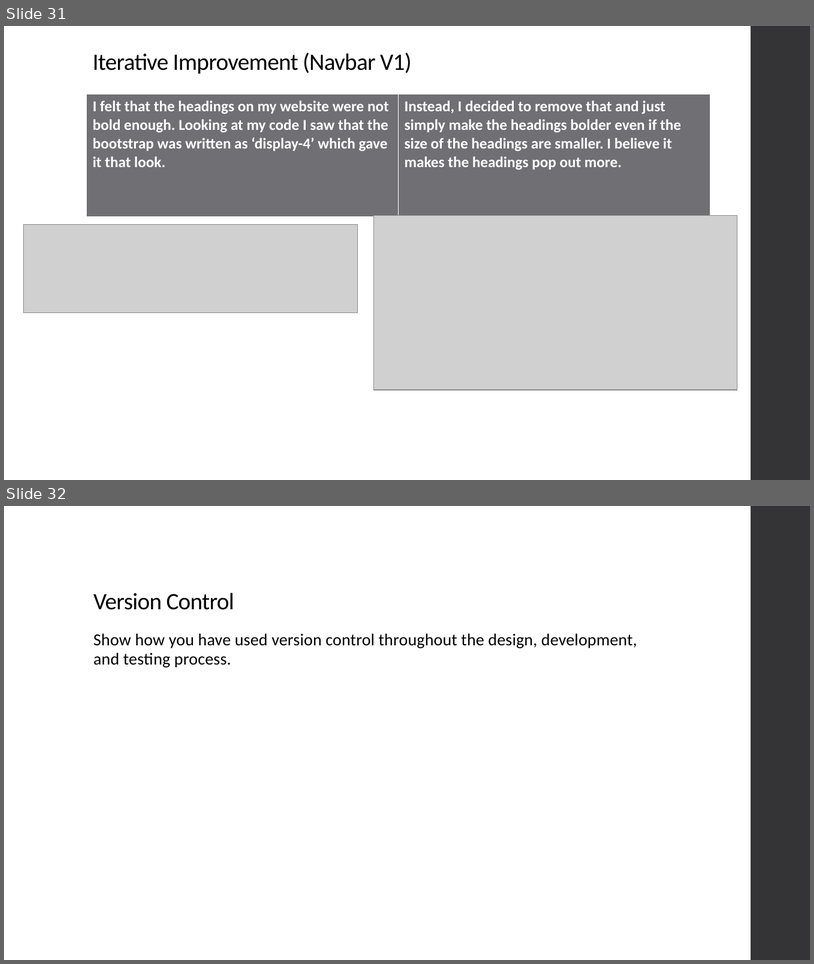
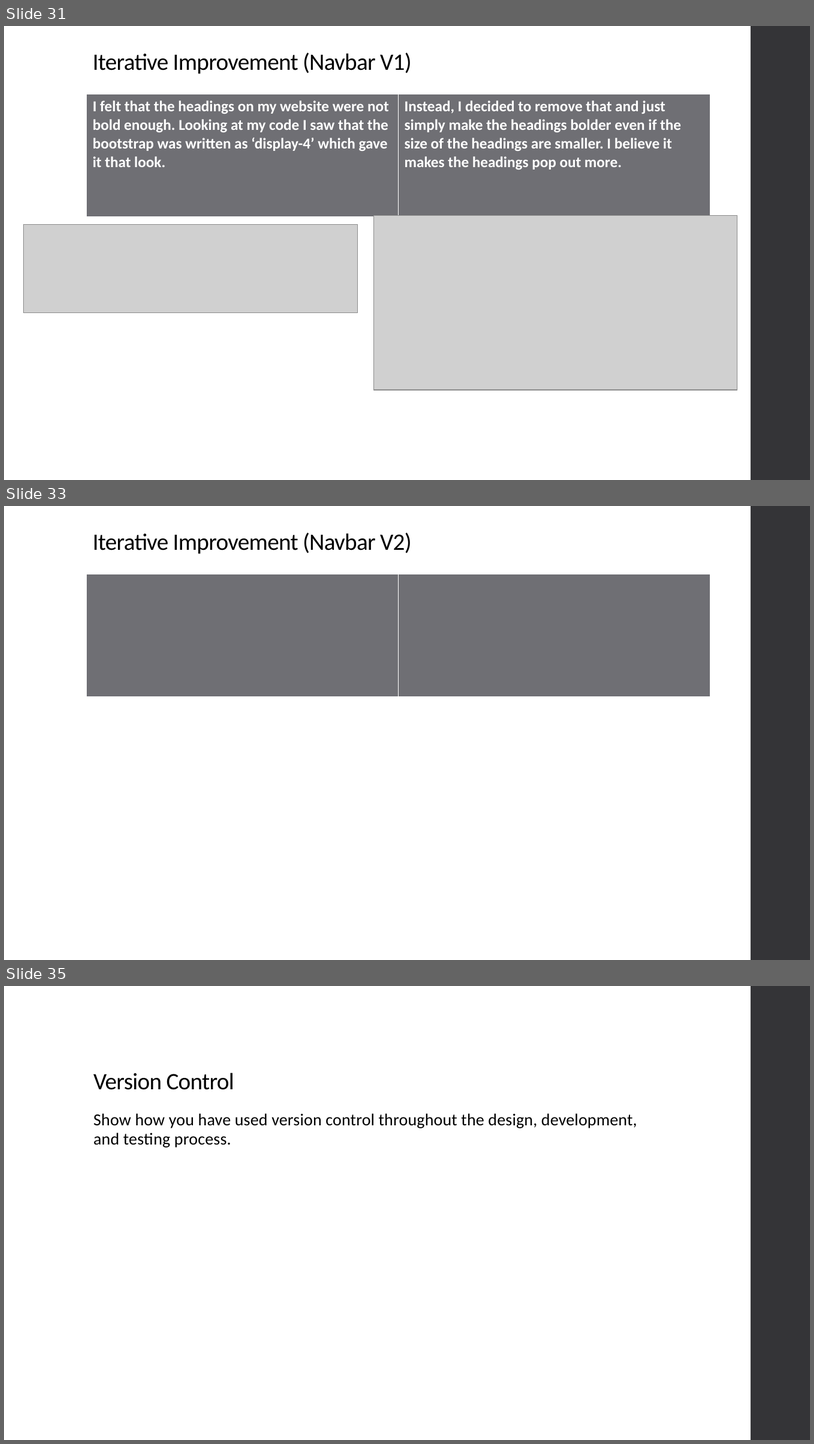
Before and after one commit to niuqaoJ-life/jollibee-fanpage, a slide deck: AS91903_91906_Evidence_Joaquin_Badenas.pptx. Shown one above the other, each under a label of ours: slides 31 and 32 before the commit, slides 31, 33 and 35 after it; the slides between them are not shown. The pictures are 814x964 and 814x1444 pixels, drawn with LibreOffice and Linux fonts; fonts in the diff are those of the drawing; grey boxes stand for pictures. Boxes give left, top, right and bottom in pixels: in the first picture for what was removed or moved away, otherwise in the second. Text is boxed around its words. In the diff, an @@ line names an element or a change of style, - is before the commit and + after.

Commit message:
Made Navbar stick to top of page

```diff
--- a/AS91903_91906_Evidence_Joaquin_Badenas.pptx
+++ b/AS91903_91906_Evidence_Joaquin_Badenas.pptx
@@ slide 33 added at (4, 506, 810, 960), background #FFFFFF; not listed: 1 template element that a slide beside it also shows @@
@@ title added at (93, 532, 412, 554), 28 pt, text #000000 @@
+Iterative Improvement (Navbar V2)
@@ table added at (87, 574, 711, 698), 1 rows, 2 columns @@
+ | 
@@ what was slide 32 is now slide 35 @@
```
Also in this commit, not shown: 2 other slides added, 1 other file.
